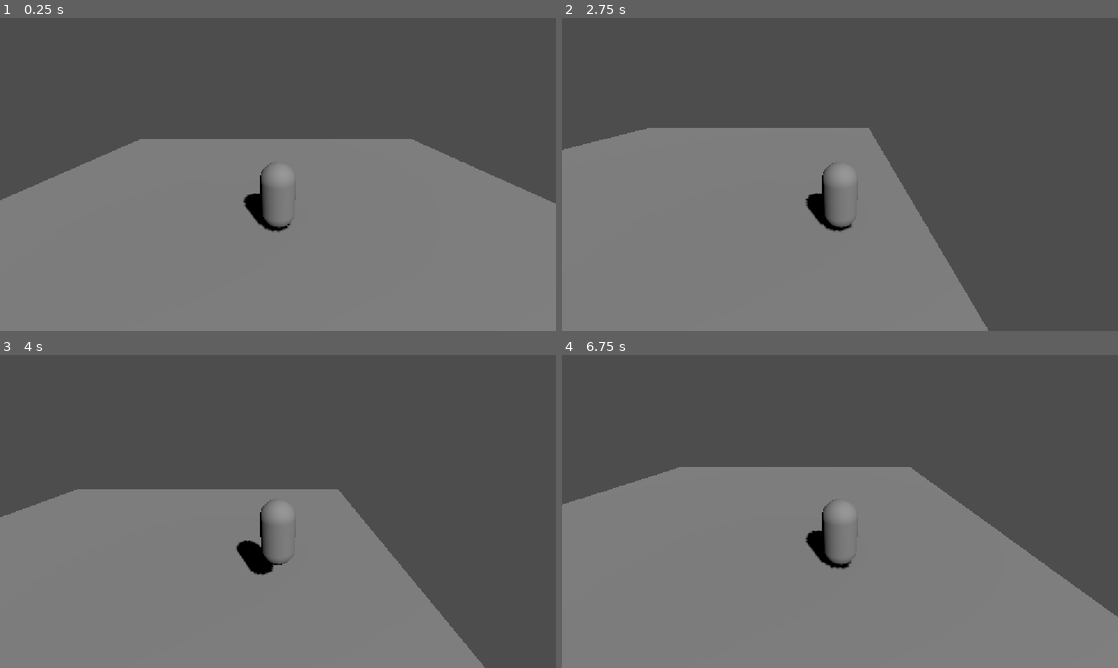
Above: before the commit, frames 1-4 (two rows, left to right).
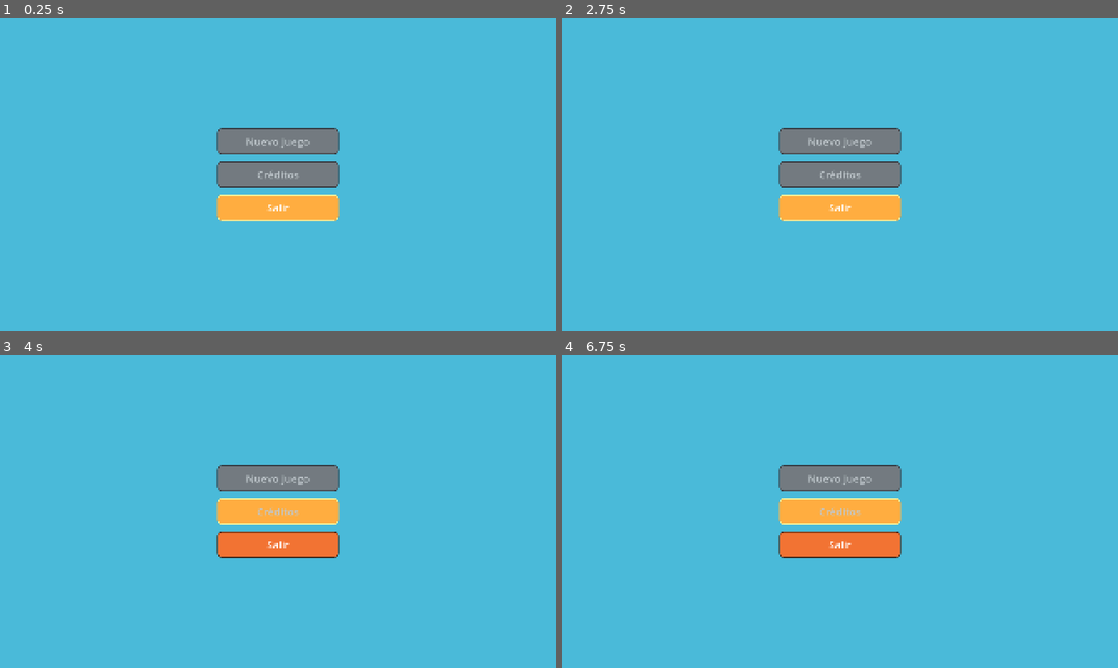
Above: after the commit, the same moments.

Repository: Haziel1357/game-jump-plus
Game: Godot game, scene res://menu_principal.tscn
Same seed, same stepped clock (60 frames per second), same inputs: the game is played once before the commit and once after it. Before the commit the project starts from res://mundo.tscn.
Inputs:
- Up to frame 1 (0.25 s): no input
- Up to frame 2 (2.75 s): hold Right (ui_right) 0.53-1.28 s; hold Down (ui_down) 1.28-2.03 s; hold Right (ui_right) from 2.03 s (still down)
- Up to frame 3 (4 s): release Right (ui_right) at 2.78 s; hold Up (ui_up) 2.78-3.53 s; tap Enter (ui_accept) at 3.5, 3.77 s; hold Left (ui_left) from 3.53 s (still down)
- Up to frame 4 (6.75 s): tap Enter (ui_accept) at 4.52 s; release Left (ui_left) at 5.03 s; hold Down (ui_down) 5.03-5.78 s; hold Right (ui_right) 5.78-6.53 s; hold Up (ui_up) from 6.53 s (still down)

The runs differ from the first frame. In frame 1, 98% of the frame differs, in the area x 0-100%, y 0-100%; in frame 2, 97%; in frame 3, 100%; in frame 4, 98%.

Commit message:
Añadir menú principal con botón Salir y resolución 1080p

Diff:
--- /dev/null
+++ b/menu_principal.gd
@@ -0,0 +1,30 @@
+extends Control
+
+# Referencias a los botones del menú (asignados por nombre en la escena).
+@onready var boton_nuevo_juego: Button = $Centro/Botones/BotonNuevoJuego
+@onready var boton_creditos: Button = $Centro/Botones/BotonCreditos
+@onready var boton_salir: Button = $Centro/Botones/BotonSalir
+
+
+func _ready() -> void:
+	boton_nuevo_juego.pressed.connect(_on_boton_nuevo_juego_pressed)
+	boton_creditos.pressed.connect(_on_boton_creditos_pressed)
+	boton_salir.pressed.connect(_on_boton_salir_pressed)
+
+	# El foco inicial va a "Salir" para poder navegar con teclado desde ahí.
+	boton_salir.grab_focus()
+
+
+func _on_boton_nuevo_juego_pressed() -> void:
+	# TODO: cargar la escena del juego (mundo.tscn).
+	print("TODO: Nuevo Juego")
+
+
+func _on_boton_creditos_pressed() -> void:
+	# TODO: mostrar pantalla de créditos.
+	print("TODO: Créditos")
+
+
+func _on_boton_salir_pressed() -> void:
+	# Cierra la aplicación de forma limpia.
+	get_tree().quit()
--- /dev/null
+++ b/menu_principal.tscn
@@ -0,0 +1,164 @@
+[gd_scene load_steps=7 format=3]
+
+[ext_resource type="Script" uid="uid://d18husgp8ty4a" path="res://menu_principal.gd" id="1_menu01"]
+
+[sub_resource type="StyleBoxFlat" id="StyleBoxFlat_normal"]
+content_margin_left = 24.0
+content_margin_top = 12.0
+content_margin_right = 24.0
+content_margin_bottom = 12.0
+bg_color = Color(0.95, 0.45, 0.2, 1)
+border_width_left = 3
+border_width_top = 3
+border_width_right = 3
+border_width_bottom = 3
+border_color = Color(0.25, 0.12, 0.05, 1)
+corner_radius_top_left = 14
+corner_radius_top_right = 14
+corner_radius_bottom_right = 14
+corner_radius_bottom_left = 14
+
+[sub_resource type="StyleBoxFlat" id="StyleBoxFlat_hover"]
+content_margin_left = 24.0
+content_margin_top = 12.0
+content_margin_right = 24.0
+content_margin_bottom = 12.0
+bg_color = Color(1, 0.68, 0.25, 1)
+border_width_left = 3
+border_width_top = 3
+border_width_right = 3
+border_width_bottom = 3
+border_color = Color(0.25, 0.12, 0.05, 1)
+corner_radius_top_left = 14
+corner_radius_top_right = 14
+corner_radius_bottom_right = 14
+corner_radius_bottom_left = 14
+
+[sub_resource type="StyleBoxFlat" id="StyleBoxFlat_pressed"]
+content_margin_left = 26.0
+content_margin_top = 14.0
+content_margin_right = 22.0
+content_margin_bottom = 10.0
+bg_color = Color(0.75, 0.3, 0.1, 1)
+border_width_left = 3
+border_width_top = 3
+border_width_right = 3
+border_width_bottom = 3
+border_color = Color(0.25, 0.12, 0.05, 1)
+corner_radius_top_left = 14
+corner_radius_top_right = 14
+corner_radius_bottom_right = 14
+corner_radius_bottom_left = 14
+
+[sub_resource type="StyleBoxFlat" id="StyleBoxFlat_disabled"]
+content_margin_left = 24.0
+content_margin_top = 12.0
+content_margin_right = 24.0
+content_margin_bottom = 12.0
+bg_color = Color(0.45, 0.48, 0.5, 1)
+border_width_left = 3
+border_width_top = 3
+border_width_right = 3
+border_width_bottom = 3
+border_color = Color(0.2, 0.2, 0.22, 1)
+corner_radius_top_left = 14
+corner_radius_top_right = 14
+corner_radius_bottom_right = 14
+corner_radius_bottom_left = 14
+
+[sub_resource type="StyleBoxFlat" id="StyleBoxFlat_focus"]
+content_margin_left = 24.0
+content_margin_top = 12.0
+content_margin_right = 24.0
+content_margin_bottom = 12.0
+bg_color = Color(1, 0.68, 0.25, 1)
+border_width_left = 4
+border_width_top = 4
+border_width_right = 4
+border_width_bottom = 4
+border_color = Color(1, 0.95, 0.6, 1)
+corner_radius_top_left = 14
+corner_radius_top_right = 14
+corner_radius_bottom_right = 14
+corner_radius_bottom_left = 14
+
+[node name="MenuPrincipal" type="Control"]
+layout_mode = 3
+anchors_preset = 15
+anchor_right = 1.0
+anchor_bottom = 1.0
+grow_horizontal = 2
+grow_vertical = 2
+script = ExtResource("1_menu01")
+
+[node name="Fondo" type="ColorRect" parent="."]
+layout_mode = 1
+anchors_preset = 15
+anchor_right = 1.0
+anchor_bottom = 1.0
+grow_horizontal = 2
+grow_vertical = 2
+color = Color(0.29, 0.73, 0.85, 1)
+
+[node name="Centro" type="CenterContainer" parent="."]
+layout_mode = 1
+anchors_preset = 15
+anchor_right = 1.0
+anchor_bottom = 1.0
+grow_horizontal = 2
+grow_vertical = 2
+
+[node name="Botones" type="VBoxContainer" parent="Centro"]
+layout_mode = 2
+theme_override_constants/separation = 24
+
+[node name="BotonNuevoJuego" type="Button" parent="Centro/Botones"]
+custom_minimum_size = Vector2(420, 90)
+layout_mode = 2
+size_flags_horizontal = 4
+disabled = true
+text = "Nuevo Juego"
+theme_override_colors/font_color = Color(1, 1, 1, 1)
+theme_override_colors/font_disabled_color = Color(0.75, 0.78, 0.8, 1)
+theme_override_colors/font_focus_color = Color(1, 1, 1, 1)
+theme_override_colors/font_hover_color = Color(1, 1, 1, 1)
+theme_override_colors/font_pressed_color = Color(0.95, 0.9, 0.85, 1)
+theme_override_font_sizes/font_size = 36
+theme_override_styles/disabled = SubResource("StyleBoxFlat_disabled")
+theme_override_styles/focus = SubResource("StyleBoxFlat_focus")
+theme_override_styles/hover = SubResource("StyleBoxFlat_hover")
+theme_override_styles/normal = SubResource("StyleBoxFlat_normal")
+theme_override_styles/pressed = SubResource("StyleBoxFlat_pressed")
+
+[node name="BotonCreditos" type="Button" parent="Centro/Botones"]
+custom_minimum_size = Vector2(420, 90)
+layout_mode = 2
+size_flags_horizontal = 4
+disabled = true
+text = "Créditos"
+theme_override_colors/font_color = Color(1, 1, 1, 1)
+theme_override_colors/font_disabled_color = Color(0.75, 0.78, 0.8, 1)
+theme_override_colors/font_focus_color = Color(1, 1, 1, 1)
+theme_override_colors/font_hover_color = Color(1, 1, 1, 1)
+theme_override_colors/font_pressed_color = Color(0.95, 0.9, 0.85, 1)
+theme_override_font_sizes/font_size = 36
+theme_override_styles/disabled = SubResource("StyleBoxFlat_disabled")
+theme_override_styles/focus = SubResource("StyleBoxFlat_focus")
+theme_override_styles/hover = SubResource("StyleBoxFlat_hover")
+theme_override_styles/normal = SubResource("StyleBoxFlat_normal")
+theme_override_styles/pressed = SubResource("StyleBoxFlat_pressed")
+
+[node name="BotonSalir" type="Button" parent="Centro/Botones"]
+custom_minimum_size = Vector2(420, 90)
+layout_mode = 2
+size_flags_horizontal = 4
+text = "Salir"
+theme_override_colors/font_color = Color(1, 1, 1, 1)
+theme_override_colors/font_focus_color = Color(1, 1, 1, 1)
+theme_override_colors/font_hover_color = Color(1, 1, 1, 1)
+theme_override_colors/font_pressed_color = Color(0.95, 0.9, 0.85, 1)
+theme_override_font_sizes/font_size = 36
+theme_override_styles/focus = SubResource("StyleBoxFlat_focus")
+theme_override_styles/hover = SubResource("StyleBoxFlat_hover")
+theme_override_styles/normal = SubResource("StyleBoxFlat_normal")
+theme_override_styles/pressed = SubResource("StyleBoxFlat_pressed")
--- a/project.godot
+++ b/project.godot
@@ -11,12 +11,14 @@
 [application]
 
 config/name="GameJamPlus"
-run/main_scene="uid://dtpd74kd2c7lc"
+run/main_scene="res://menu_principal.tscn"
 config/features=PackedStringArray("4.7", "Forward Plus")
 config/icon="res://icon.svg"
 
 [display]
 
+window/size/viewport_width=1920
+window/size/viewport_height=1080
 window/stretch/mode="canvas_items"
 window/stretch/aspect="expand"
 
Not shown, added: assets/Mapa Isla Base.blend.import
Not shown, added: menu_principal.gd.uid
Not shown, changed: .gitignore
Not shown, added: assets/Mapa Isla Base.blend
